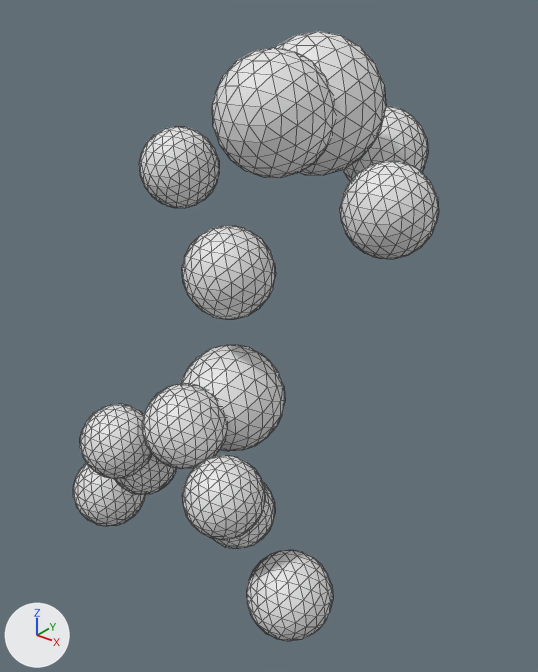
Before and after pictures for a commit that changed the glTF model head-neuroanatomy-3d/assets/aras.glb.
Before and after are seen from a 50 mm camera at (28.9, -39.9, -1.1) aimed at (2.7, -7.0, -21.5). The lights are fixed; the arrows at lower left show +X, +Y and +Z. The older version comes first. Mesh edges are drawn as thin lines. Where no turn or scale is listed for an object, it has been applied to the vertices.

Script lines for the objects in view, before the commit:
```python
ob_dorsal_raphe = bpy.data.objects.new('dorsal_raphe', me_dorsal_raphe)
ob_dorsal_raphe.location = (0.0, 0.0, 0.0)
ob_ldtg_rh = bpy.data.objects.new('ldtg_rh', me_ldtg_rh)
ob_ldtg_rh.location = (0.0, 0.0, 0.0)
ob_locus_coeruleus_lh = bpy.data.objects.new('locus_coeruleus_lh', me_locus_coeruleus_lh)
ob_locus_coeruleus_lh.location = (0.0, 0.0, 0.0)
ob_locus_coeruleus_rh = bpy.data.objects.new('locus_coeruleus_rh', me_locus_coeruleus_rh)
ob_locus_coeruleus_rh.location = (0.0, 0.0, 0.0)
ob_median_raphe = bpy.data.objects.new('median_raphe', me_median_raphe)
ob_median_raphe.location = (0.0, 0.0, 0.0)
ob_pag = bpy.data.objects.new('pag', me_pag)
ob_pag.location = (0.0, 0.0, 0.0)
ob_parabrachial_lh = bpy.data.objects.new('parabrachial_lh', me_parabrachial_lh)
ob_parabrachial_lh.location = (0.0, 0.0, 0.0)
ob_parabrachial_rh = bpy.data.objects.new('parabrachial_rh', me_parabrachial_rh)
ob_parabrachial_rh.location = (0.0, 0.0, 0.0)
ob_ppn_lh = bpy.data.objects.new('ppn_lh', me_ppn_lh)
ob_ppn_lh.location = (0.0, 0.0, 0.0)
# also in view: 'pontis_oralis' at (3.0, -11.0, -24.0); 'vta' at (3.0, 5.0, -12.0); 'ldtg_lh' at (-0.8, -15.0, -28.0); 'ppn_rh' at (10.5, -7.0, -12.0); 'mrf' at (3.0, -3.0, -8.0)
```
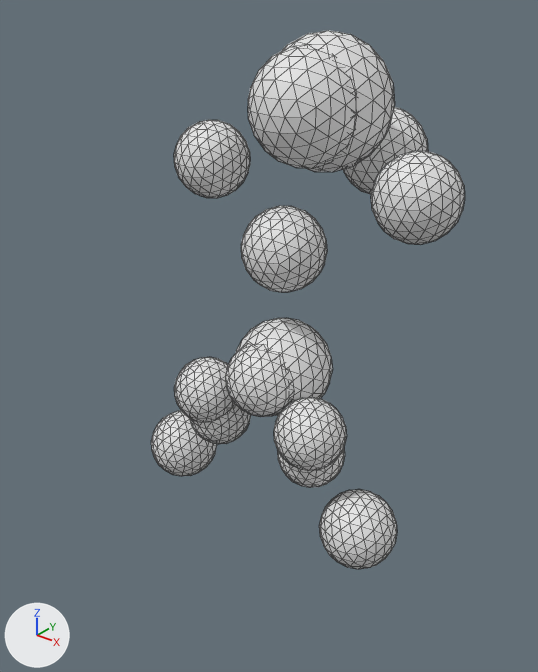
The change, as a diff of the scene's bpy script:
```diff
--- a/head-neuroanatomy-3d/assets/aras.glb.py
+++ b/head-neuroanatomy-3d/assets/aras.glb.py
@@ me_pontis_oralis @@
-me_pontis_oralis.from_pydata(...)  # 162 vertices, 320 faces; spans x -0.2..6.2, y -14.2..-7.8, z -27.2..-20.8
+me_pontis_oralis.from_pydata(...)  # 162 vertices, 320 faces; spans x -0.2..6.2, y -9.2..-2.8, z -27.2..-20.8
+# me_pontis_oralis part 13: the whole mesh is moved by (0.0, 5.0, 0.0)
@@ me_mrf @@
-me_mrf.from_pydata(...)  # 162 vertices, 320 faces; spans x -1.0..7.0, y -7.0..1.0, z -12.0..-4.0
+me_mrf.from_pydata(...)  # 162 vertices, 320 faces; spans x -1.0..7.0, y -6.0..2.0, z -12.0..-4.0
+# me_mrf part 12: the whole mesh is moved by (0.0, 1.0, 0.0)
@@ me_ldtg_rh @@
-me_ldtg_rh.from_pydata(...)  # 162 vertices, 320 faces; spans x 4.7..8.9, y -17.1..-12.9, z -30.1..-25.9
+me_ldtg_rh.from_pydata(...)  # 162 vertices, 320 faces; spans x 4.7..8.9, y -10.1..-5.9, z -30.1..-25.9
+# me_ldtg_rh part 11: the whole mesh is moved by (0.0, 7.0, 0.0)
@@ me_ldtg_lh @@
-me_ldtg_lh.from_pydata(...)  # 162 vertices, 320 faces; spans x -2.9..1.3, y -17.1..-12.9, z -30.1..-25.9
+me_ldtg_lh.from_pydata(...)  # 162 vertices, 320 faces; spans x -2.9..1.3, y -10.1..-5.9, z -30.1..-25.9
+# me_ldtg_lh part 10: the whole mesh is moved by (0.0, 7.0, 0.0)
@@ me_ppn_rh @@
-me_ppn_rh.from_pydata(...)  # 162 vertices, 320 faces; spans x 8.0..13.0, y -9.5..-4.5, z -14.5..-9.5
+me_ppn_rh.from_pydata(...)  # 162 vertices, 320 faces; spans x 8.0..13.0, y -6.5..-1.5, z -14.5..-9.5
+# me_ppn_rh part 9: the whole mesh is moved by (0.0, 3.0, 0.0)
@@ me_ppn_lh @@
-me_ppn_lh.from_pydata(...)  # 162 vertices, 320 faces; spans x -7.0..-2.0, y -9.5..-4.5, z -14.5..-9.5
+me_ppn_lh.from_pydata(...)  # 162 vertices, 320 faces; spans x -7.0..-2.0, y -6.5..-1.5, z -14.5..-9.5
+# me_ppn_lh part 8: the whole mesh is moved by (0.0, 3.0, 0.0)
@@ me_parabrachial_rh @@
-me_parabrachial_rh.from_pydata(...)  # 162 vertices, 320 faces; spans x 8.1..12.9, y -17.4..-12.6, z -34.4..-29.6
+me_parabrachial_rh.from_pydata(...)  # 162 vertices, 320 faces; spans x 8.1..12.9, y -10.4..-5.6, z -34.4..-29.6
+# me_parabrachial_rh part 7: the whole mesh is moved by (0.0, 7.0, 0.0)
@@ me_parabrachial_lh @@
-me_parabrachial_lh.from_pydata(...)  # 162 vertices, 320 faces; spans x -6.9..-2.1, y -17.4..-12.6, z -34.4..-29.6
+me_parabrachial_lh.from_pydata(...)  # 162 vertices, 320 faces; spans x -6.9..-2.1, y -10.4..-5.6, z -34.4..-29.6
+# me_parabrachial_lh part 6: the whole mesh is moved by (0.0, 7.0, 0.0)
@@ me_pag @@
-me_pag.from_pydata(...)  # 162 vertices, 320 faces; spans x -0.4..6.4, y -10.4..-3.6, z -11.4..-4.6
+me_pag.from_pydata(...)  # 162 vertices, 320 faces; spans x -0.4..6.4, y -7.4..-0.6, z -11.4..-4.6
+# me_pag part 5: the whole mesh is moved by (0.0, 3.0, 0.0)
@@ me_median_raphe @@
-me_median_raphe.from_pydata(...)  # 162 vertices, 320 faces; spans x 0.6..5.4, y -17.4..-12.6, z -26.4..-21.6
+me_median_raphe.from_pydata(...)  # 162 vertices, 320 faces; spans x 0.6..5.4, y -10.4..-5.6, z -26.4..-21.6
+# me_median_raphe part 4: the whole mesh is moved by (0.0, 7.0, 0.0)
@@ me_dorsal_raphe @@
-me_dorsal_raphe.from_pydata(...)  # 162 vertices, 320 faces; spans x 0.4..5.6, y -13.6..-8.4, z -18.6..-13.4
+me_dorsal_raphe.from_pydata(...)  # 162 vertices, 320 faces; spans x 0.4..5.6, y -8.6..-3.4, z -18.6..-13.4
+# me_dorsal_raphe part 3: the whole mesh is moved by (0.0, 5.0, 0.0)
@@ me_locus_coeruleus_rh @@
-me_locus_coeruleus_rh.from_pydata(...)  # 162 vertices, 320 faces; spans x 5.0..9.4, y -18.7..-14.3, z -28.2..-23.8
+me_locus_coeruleus_rh.from_pydata(...)  # 162 vertices, 320 faces; spans x 5.0..9.4, y -10.95..-6.55, z -28.2..-23.8
+# me_locus_coeruleus_rh part 2: the whole mesh is moved by (0.0, 7.75, 0.0)
@@ me_locus_coeruleus_lh @@
-me_locus_coeruleus_lh.from_pydata(...)  # 162 vertices, 320 faces; spans x -3.4..1.0, y -18.7..-14.3, z -28.2..-23.8
+me_locus_coeruleus_lh.from_pydata(...)  # 162 vertices, 320 faces; spans x -3.4..1.0, y -10.95..-6.55, z -28.2..-23.8
+# me_locus_coeruleus_lh part 1: the whole mesh is moved by (0.0, 7.75, 0.0)
```

Location of each change, [x1, y1, x2, y2] in pixels of the pictures (538 x 672 px):
'pag', moved: before [212, 48, 335, 178]; after [248, 44, 355, 168]
'dorsal_raphe', moved: before [182, 226, 276, 319]; after [241, 206, 327, 292]
'parabrachial_rh', moved: before [247, 550, 333, 642]; after [319, 490, 397, 569]
'pontis_oralis', moved: before [181, 345, 285, 451]; after [236, 318, 333, 416]
'ppn_rh', moved: before [340, 161, 439, 259]; after [371, 151, 465, 244]
'locus_coeruleus_rh', moved: before [182, 455, 265, 540]; after [274, 397, 347, 470]
'median_raphe', moved: before [142, 383, 227, 469]; after [226, 344, 293, 417]
'mrf', moved: before [275, 31, 386, 175]; after [283, 30, 395, 172]
'ppn_lh', moved: before [139, 127, 219, 208]; after [174, 120, 250, 198]
'locus_coeruleus_lh', moved: before [80, 404, 152, 479]; after [174, 357, 236, 422]
'parabrachial_lh', moved: before [73, 463, 146, 526]; after [151, 411, 217, 476]
'ldtg_lh', moved: before [115, 455, 177, 495]; after [190, 405, 251, 444]
'ldtg_rh', moved: before [212, 482, 275, 549]; after [278, 448, 345, 487]
